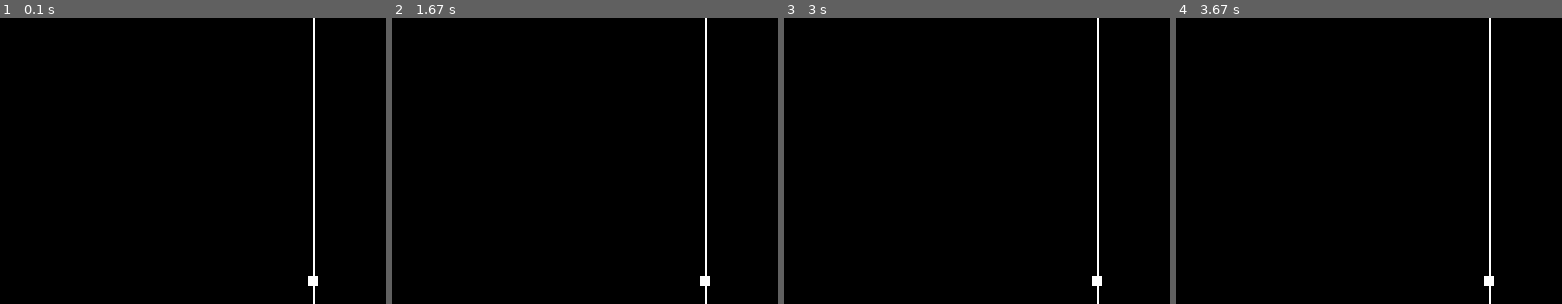
Above: before the commit, frames 1-4 (left to right).
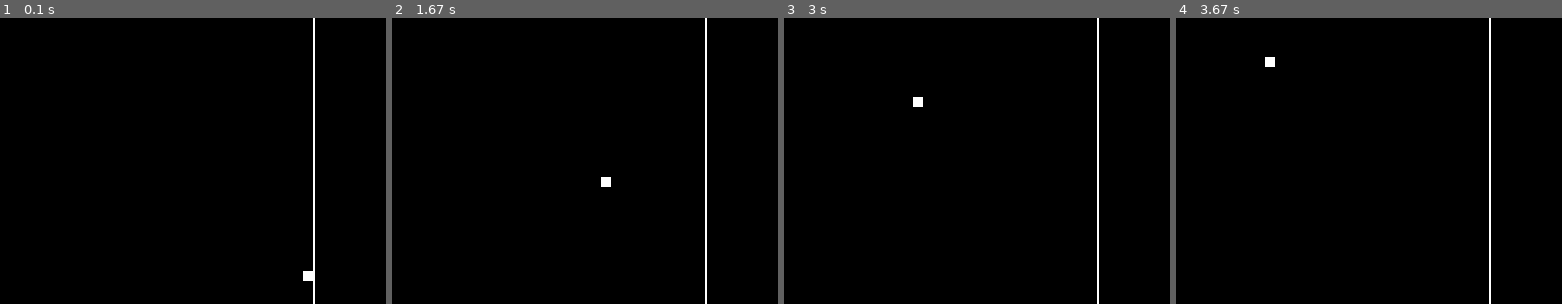
Above: after the commit, the same moments.

Repository: taohansens/Infnet
Game: pygame game, started from Bloco I/Fundamentos do Desenvolvimento Python/TP_03/Q17.py
Two runs of this game, one before a commit and one after it. Both use one fixed random seed, a clock stepped at 60 frames per second and the inputs below.
Inputs:
- Up to frame 1 (0.1 s): no input
- Up to frame 2 (1.67 s): no input
- Up to frame 3 (3 s): no input
- Up to frame 4 (3.67 s): no input
The pictures show only the part of the screen within x 9-59%, y 4-54%; the shares and areas given below are measured in that part.

The runs differ from the first frame. In frame 1, 0.1% of the frame differs, in the area x 78-83%, y 88-94%; in frame 2, 0.2%, in the area x 54-83%, y 55-94%; in frame 3, 0.2%; in frame 4, 0.2%.

Commit message:
movimento da bola adicionado

Diff:
--- a/Bloco I/Fundamentos do Desenvolvimento Python/TP_03/Q17.py
+++ b/Bloco I/Fundamentos do Desenvolvimento Python/TP_03/Q17.py
@@ -50,6 +50,18 @@
     pygame.draw.rect(DISPLAYSURF, BRANCO, bola)
 
 
+# Altera posição da bola
+bolaDirX = -1
+bolaDirY = -1
+
+
+# Função para atualizar posição da bola
+def movimento_bola(bola, eixo_x, eixo_y):
+    bola.x += eixo_x
+    bola.y += eixo_y
+    return bola
+
+
 def main():
     pygame.init()
     global DISPLAYSURF
@@ -90,6 +102,7 @@
         desenha_paleta(paleta1)
         desenha_paleta(paleta2)
         desenha_bola(bola)
+        bola = movimento_bola(bola, bolaDirX, bolaDirY)
         pygame.display.update()
         FPSCLOCK.tick(FPS)
 
